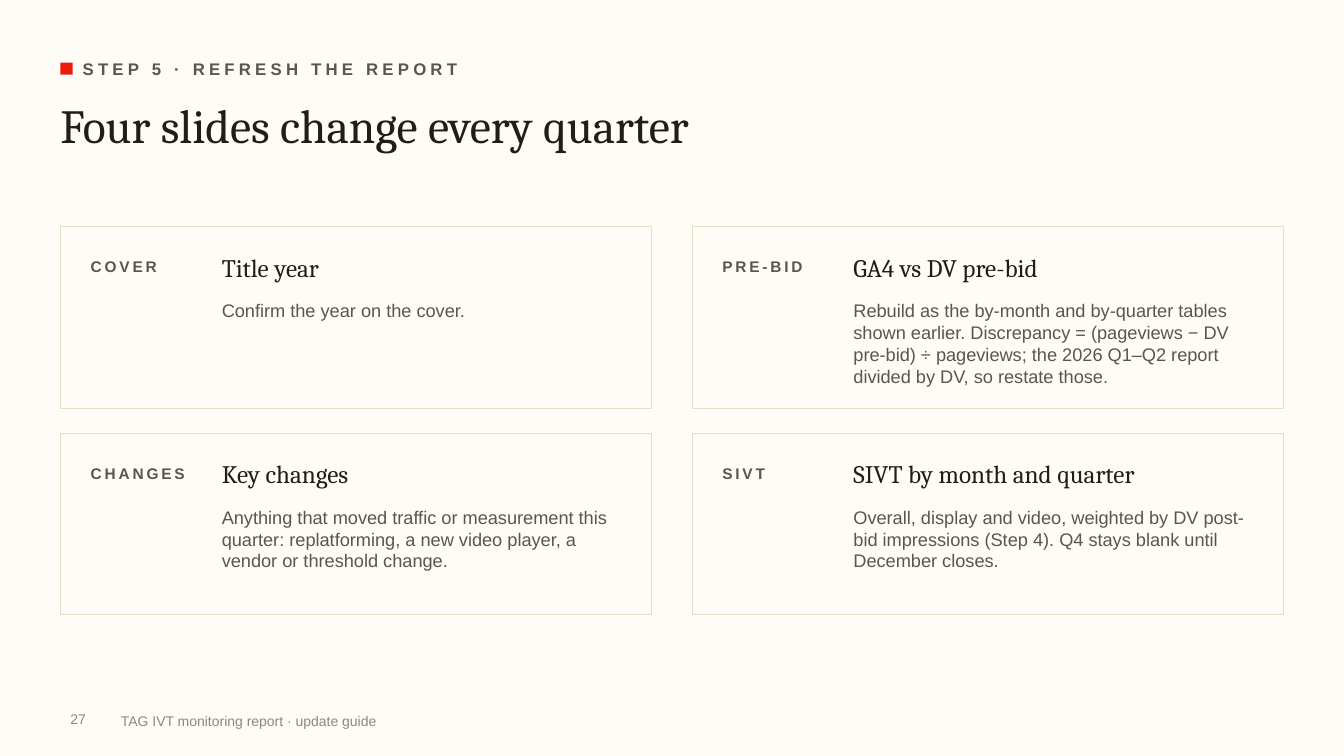
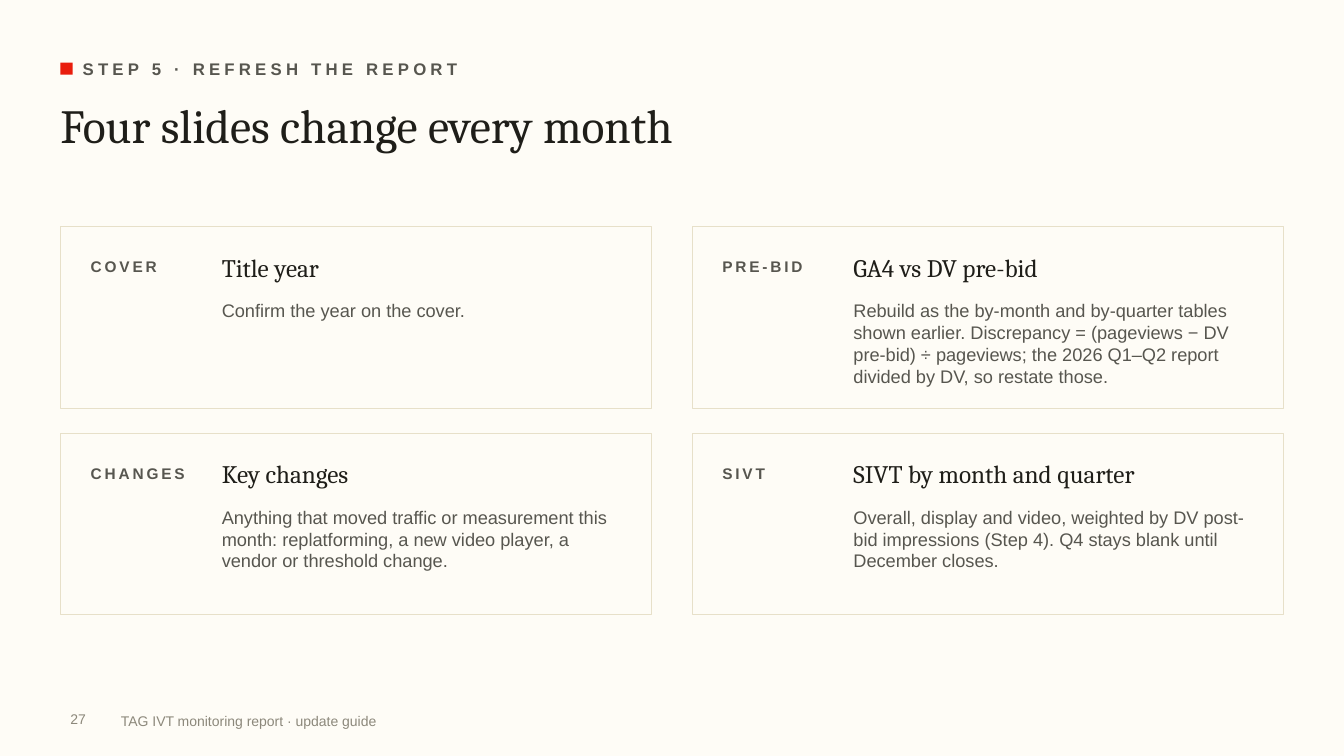
Before and after one commit to rogerhirano-nw/yield-dashboard, a slide deck: slide 27 of docs/TAG_IVT_Report_Update_Guide.pptx. Drawn at 1344x756 pixels with LibreOffice and Linux fonts; fonts in the diff are those of the drawing; background and template pictures are left out. Boxes give left, top, right and bottom in pixels: in the first picture for what was removed or moved away, otherwise in the second. Text is boxed around its words. In the diff, an @@ line names an element or a change of style, - is before the commit and + after.

```diff
--- a/docs/TAG_IVT_Report_Update_Guide.pptx
+++ b/docs/TAG_IVT_Report_Update_Guide.pptx
@@ title at (60, 110, 673, 153): text changed @@
-Four slides change every quarter
+Four slides change every month
@@ text at (222, 511, 607, 571): text changed @@
-Anything that moved traffic or measurement this quarter: replatforming, a new video player, a vendor or threshold change.
+Anything that moved traffic or measurement this month: replatforming, a new video player, a vendor or threshold change.
```
Also in this commit, not shown: 9 other slides changed, 3 other files.
